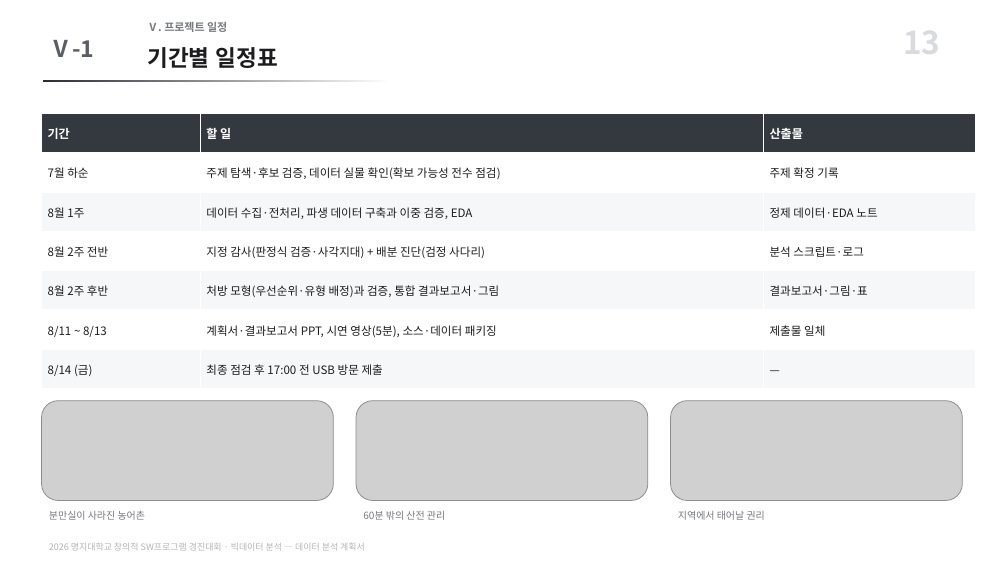
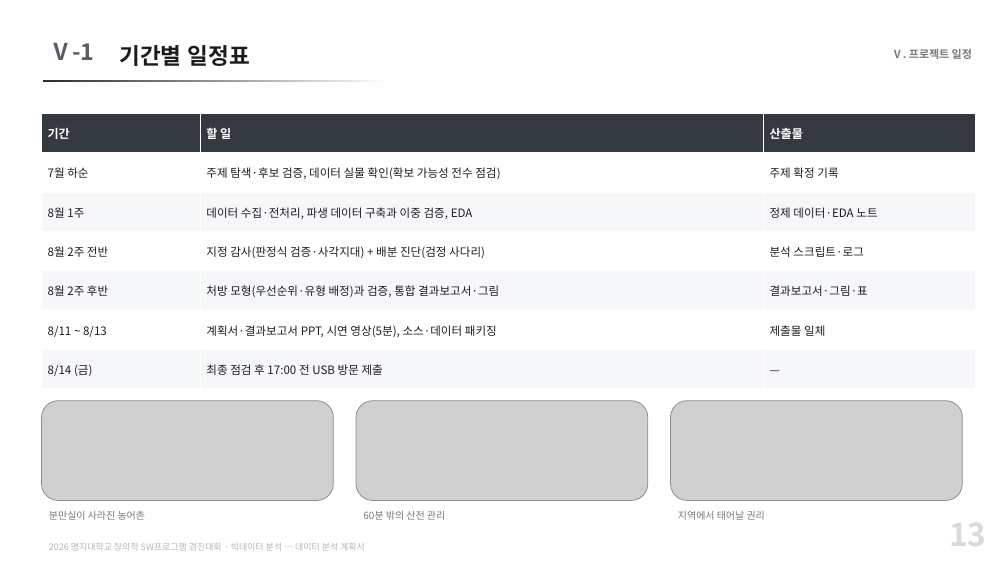
Before and after one commit to karvvan/maternity-care-policy-audit, a slide deck: slide 13 of 04_제출물/데이터분석_계획서.pptx. Drawn at 1008x567 pixels with LibreOffice and Linux fonts; fonts in the diff are those of the drawing; grey boxes stand for pictures. Boxes give left, top, right and bottom in pixels: in the first picture for what was removed or moved away, otherwise in the second. Text is boxed around its words. In the diff, an @@ line names an element or a change of style, - is before the commit and + after.

```diff
--- a/04_제출물/데이터분석_계획서.pptx
+++ b/04_제출물/데이터분석_계획서.pptx
@@ text "기간별 일정표": place and size @@
-text "기간별 일정표" at bbox=[147, 47, 278, 68]
+text "기간별 일정표" at bbox=[119, 45, 250, 66]
@@ text "Ⅴ. 프로젝트 일정": place and size @@
-text "Ⅴ. 프로젝트 일정" at bbox=[147, 22, 227, 32]
+text "Ⅴ. 프로젝트 일정" at bbox=[892, 49, 972, 59]
@@ text "13": place and size @@
-text "13" at bbox=[903, 18, 940, 64]
+text "13" at bbox=[949, 510, 986, 556]
```
Also in this commit, not shown: 11 other slides changed, 1 other file.
